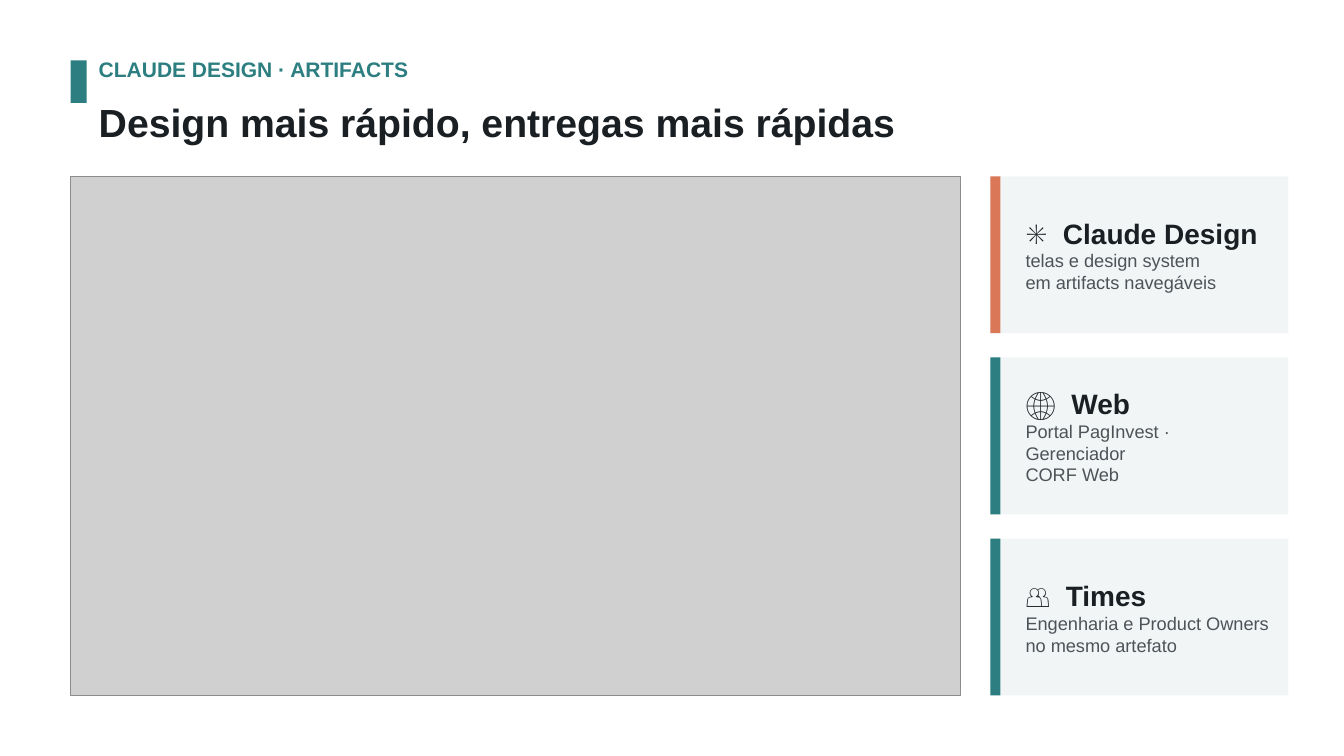
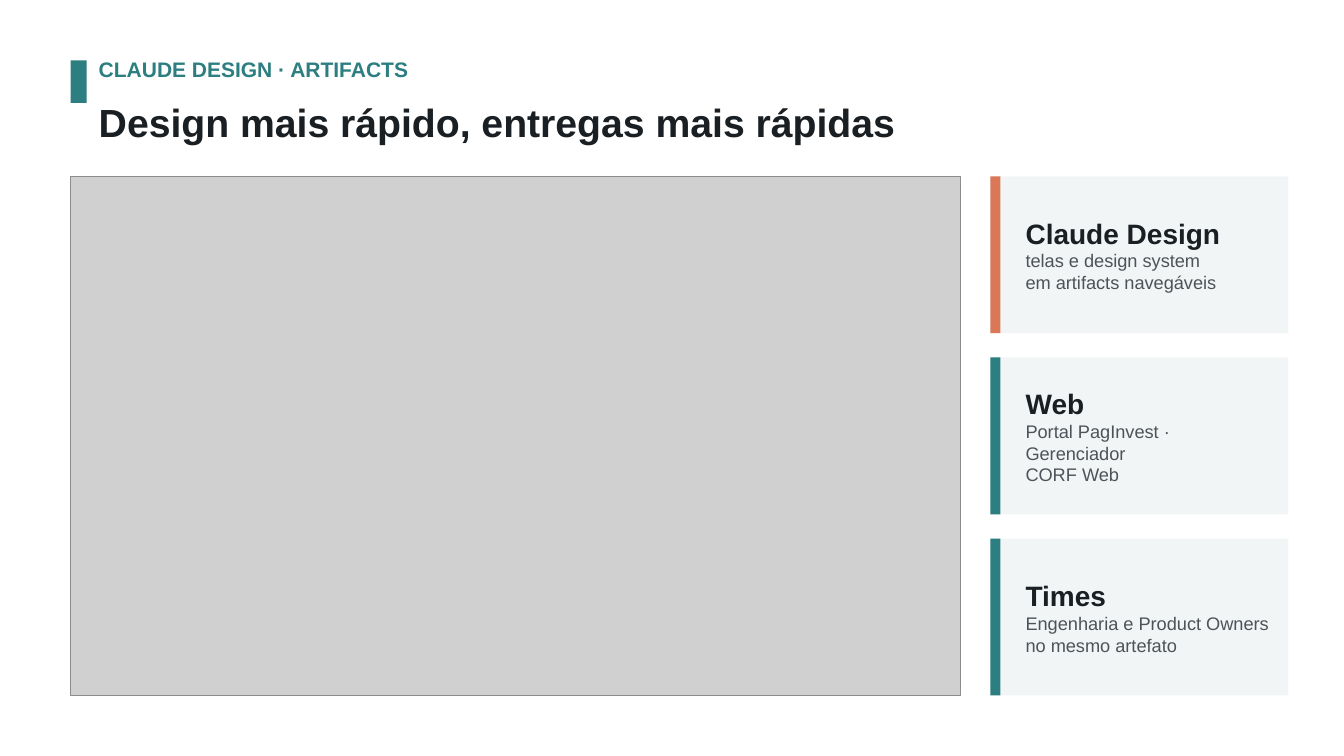
Before and after one commit to diegolirio/workflow-ai-first, a slide deck: slide 5 of builder.pptx. Drawn at 1344x756 pixels with LibreOffice and Linux fonts; fonts in the diff are those of the drawing; grey boxes stand for pictures; background and template pictures are left out. Boxes give left, top, right and bottom in pixels: in the first picture for what was removed or moved away, otherwise in the second. Text is boxed around its words. In the diff, an @@ line names an element or a change of style, - is before the commit and + after.

```diff
--- a/builder.pptx
+++ b/builder.pptx
@@ text at [1026,223,1220,249]: text changed @@
-✳ Claude Design
+Claude Design
@@ text at [1026,393,1085,415]: text changed @@
-🌐 Web
+Web
@@ text at [1026,585,1106,607]: text changed @@
-👥 Times
+Times
```
Also in this commit, not shown: 3 other slides changed, 3 slides added, 3 other files.
